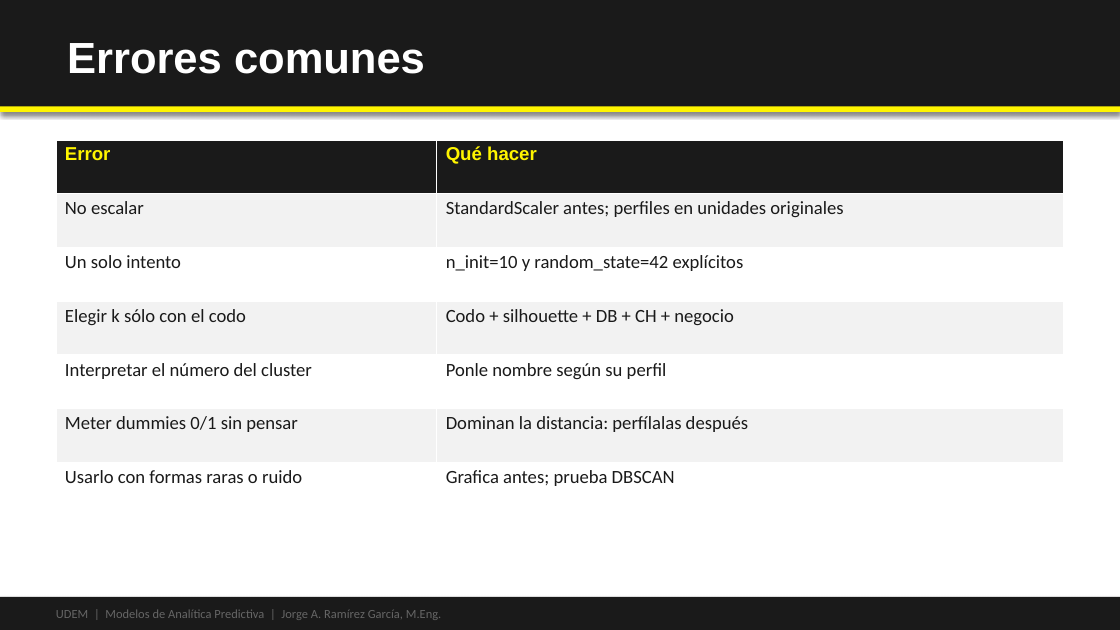
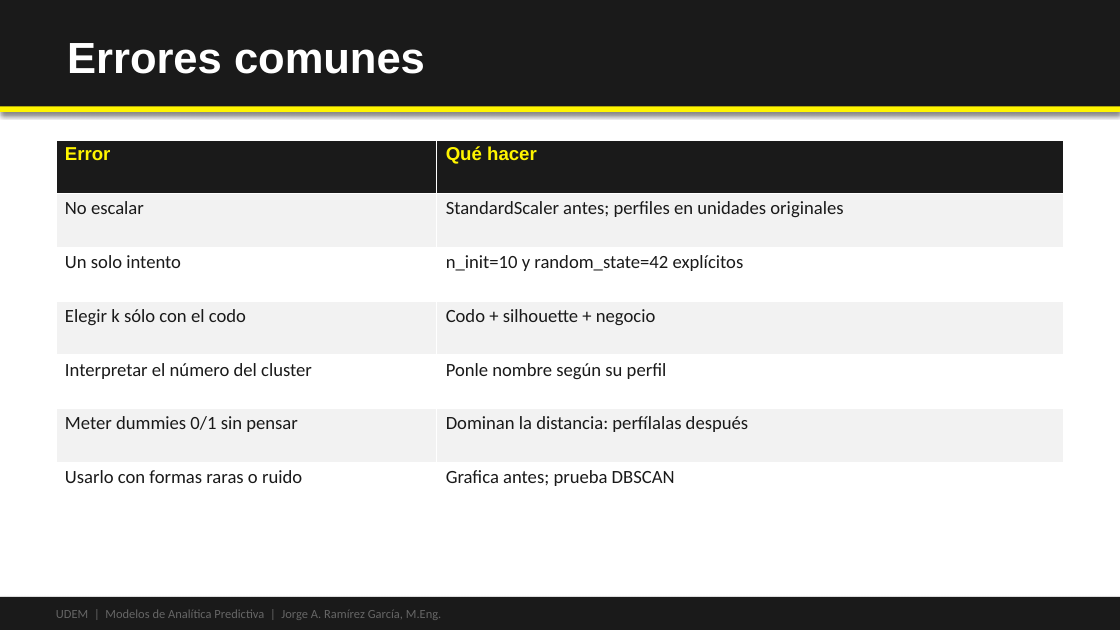
Before and after one commit to Emilio-Guevara/aprendizaje-no-supervisado-EmilioGuevara, a slide deck: slide 12 of 01-kmeans/slides/Introducción a K-Means - UDEM.pptx. Drawn at 1120x630 pixels with LibreOffice and Linux fonts; fonts in the diff are those of the drawing. Boxes give left, top, right and bottom in pixels: in the first picture for what was removed or moved away, otherwise in the second. Text is boxed around its words. In the diff, an @@ line names an element or a change of style, - is before the commit and + after.

```diff
--- a/01-kmeans/slides/Introducción a K-Means - UDEM.pptx
+++ b/01-kmeans/slides/Introducción a K-Means - UDEM.pptx
@@ table at (56, 140, 1064, 516) @@
-row 4, column 2: Codo + silhouette + DB + CH + negocio
+row 4, column 2: Codo + silhouette + negocio
```
Also in this commit, not shown: 3 other slides changed, 22 other files.
